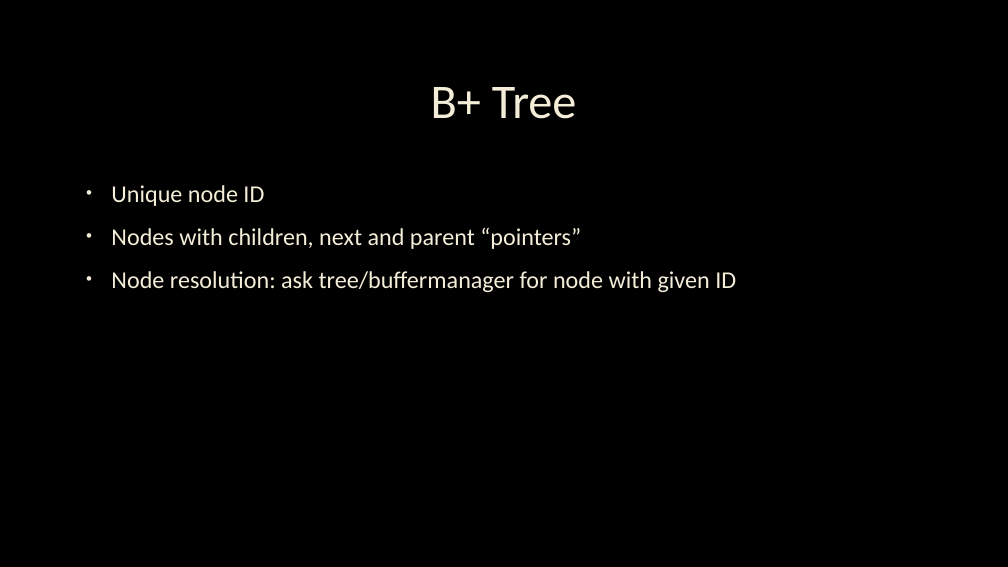
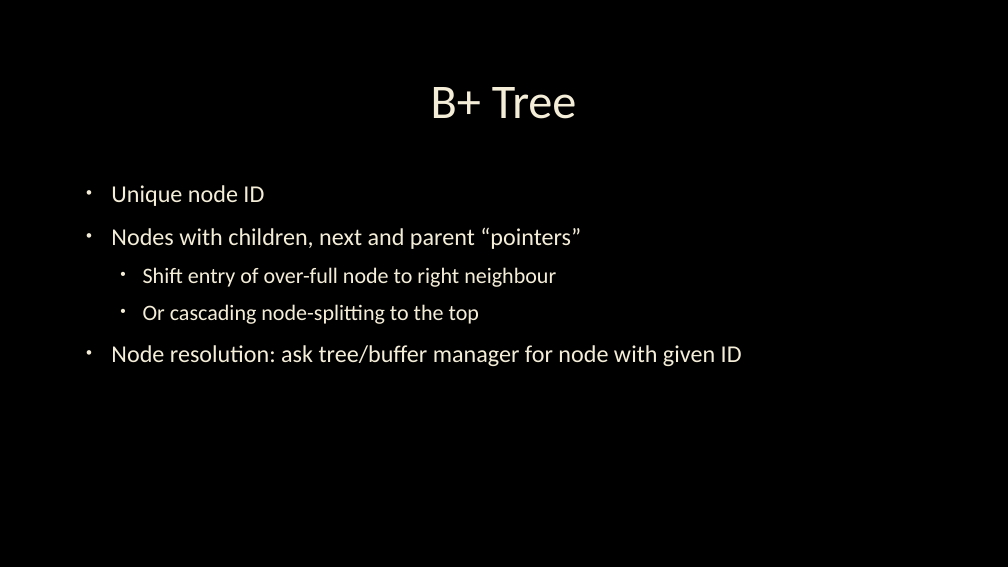
Before and after one commit to meggima/dmds2022-keyvalue, a slide deck: slide 5 of presentations/Lab02.pptx. Drawn at 1008x567 pixels with LibreOffice and Linux fonts; fonts in the diff are those of the drawing; background and template pictures are left out. Boxes give left, top, right and bottom in pixels: in the first picture for what was removed or moved away, otherwise in the second. Text is boxed around its words. In the diff, an @@ line names an element or a change of style, - is before the commit and + after.

Commit message:
small update to btree slide

```diff
--- a/presentations/Lab02.pptx
+++ b/presentations/Lab02.pptx
@@ text at [111,267,742,366]: text changed; size 23 to 21 pt @@
-• Node resolution: ask tree/buffermanager for node with given ID
+  • Shift entry of over-full node to right neighbour
+  • Or cascading node-splitting to the top
+• Node resolution: ask tree/buffer manager for node with given ID
```
